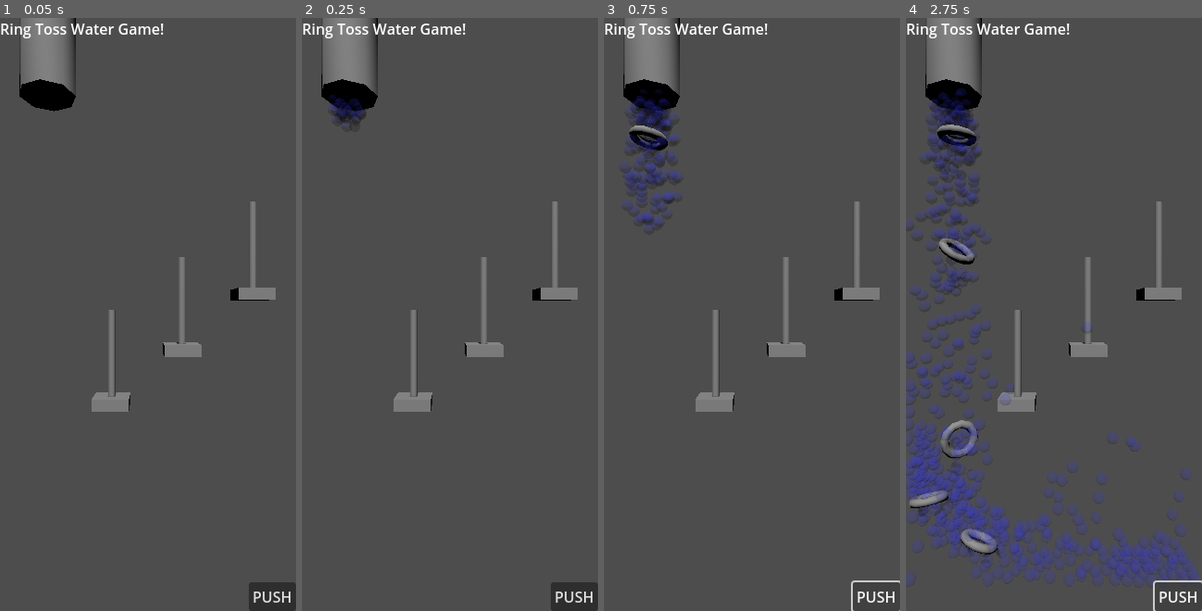
Above: before the commit, frames 1-4 (left to right).
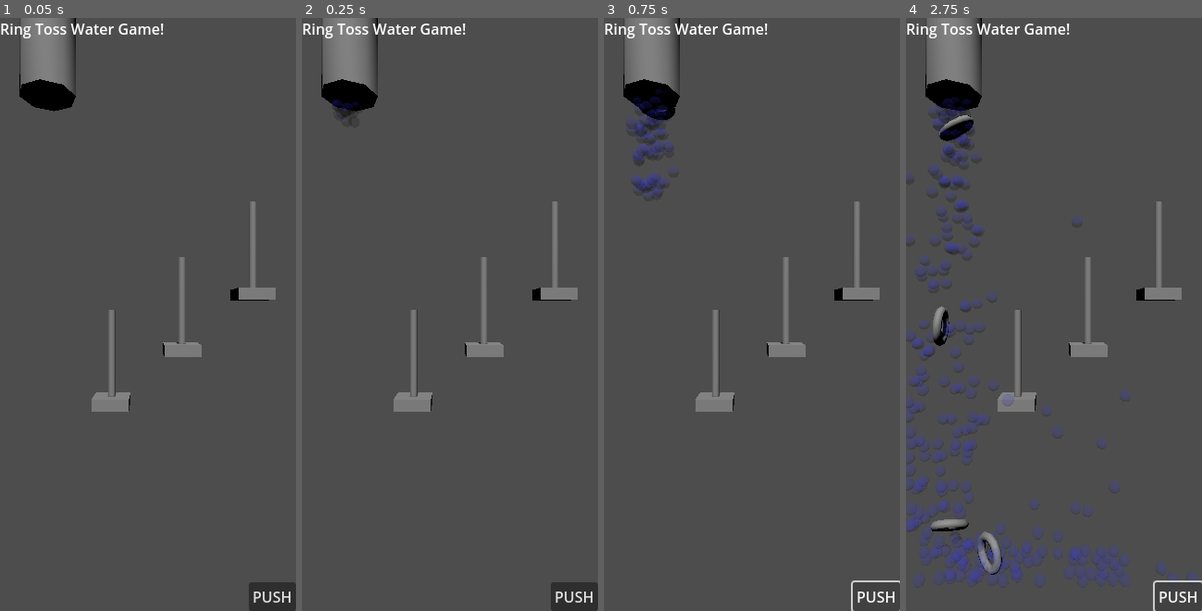
Above: after the commit, the same moments.

Repository: belovachap/Ring-Toss-Water-Game
Game: Godot game, scene res://ring_toss_water_game.tscn
The game is run twice, just before and just after one commit, with the same random seed, the same clock (stepped at 60 frames per second) and the same inputs.
Inputs:
- Up to frame 1 (0.05 s): no input
- Up to frame 2 (0.25 s): no input
- Up to frame 3 (0.75 s): click "PUSH" at 0.5 s
- Up to frame 4 (2.75 s): click "PUSH" at 1.25 s; click "PUSH" at 2 s

Frame 1 is identical in both runs. In frame 2, 0.3% of the frame differs, in the area x 8-22%, y 12-19%; in frame 3, 1.8%; in frame 4, 13%, in the area x 0-100%, y 11-96%.

Commit message:
Tweak a couple of parameters.

Diff:
--- a/ring_toss_water_game.gd
+++ b/ring_toss_water_game.gd
@@ -15,13 +15,13 @@
 	%Timer.stop()
 
 func _on_timer_timeout() -> void:
-	if water_counter >= 50:
+	if water_counter >= 30:
 		water_spiget_off()
 
 	water_counter += 1
 	ring_counter += 1
 
-	if ring_counter % 5 == 0:
+	if ring_counter % 3 == 0:
 		var new_ring = RING.instantiate()
 		new_ring.position = %WaterFaucet.global_position
 		new_ring.position.x += randf_range(-0.2, 0.2)
--- a/ring_toss_water_game.tscn
+++ b/ring_toss_water_game.tscn
@@ -108,7 +108,7 @@
 
 [node name="Timer" type="Timer" parent="."]
 unique_name_in_owner = true
-wait_time = 0.1
+wait_time = 0.2
 
 [node name="CSGCylinder3D" type="CSGCylinder3D" parent="."]
 transform = Transform3D(1, 0, 0, 0, 1, 0, 0, 0, 1, -1.75987, 6.02278, 0)
